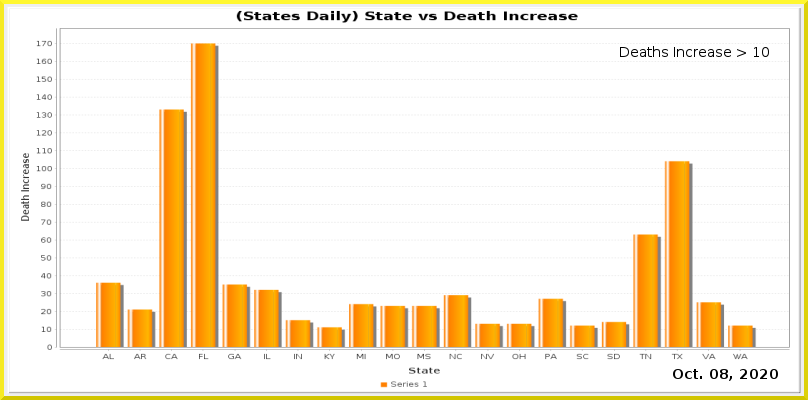
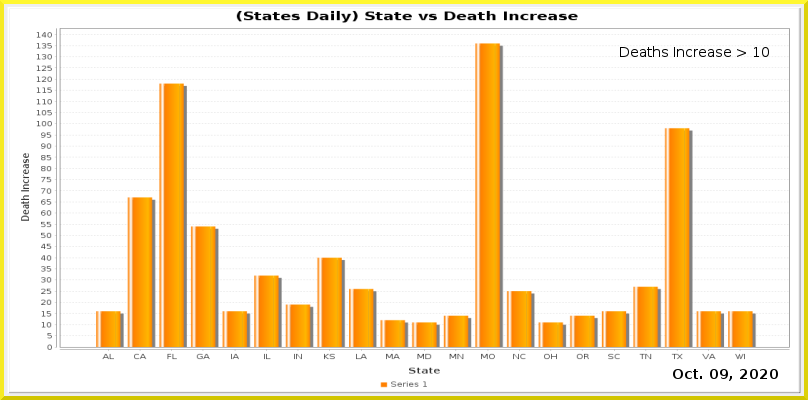
The second 808×400 image is a revision of the first. Changes to its layers:
painted on "Current Date" over [720, 369, 728, 379]
painted on "Date_vs_TestIncrease.png" over [36, 32, 789, 360]
